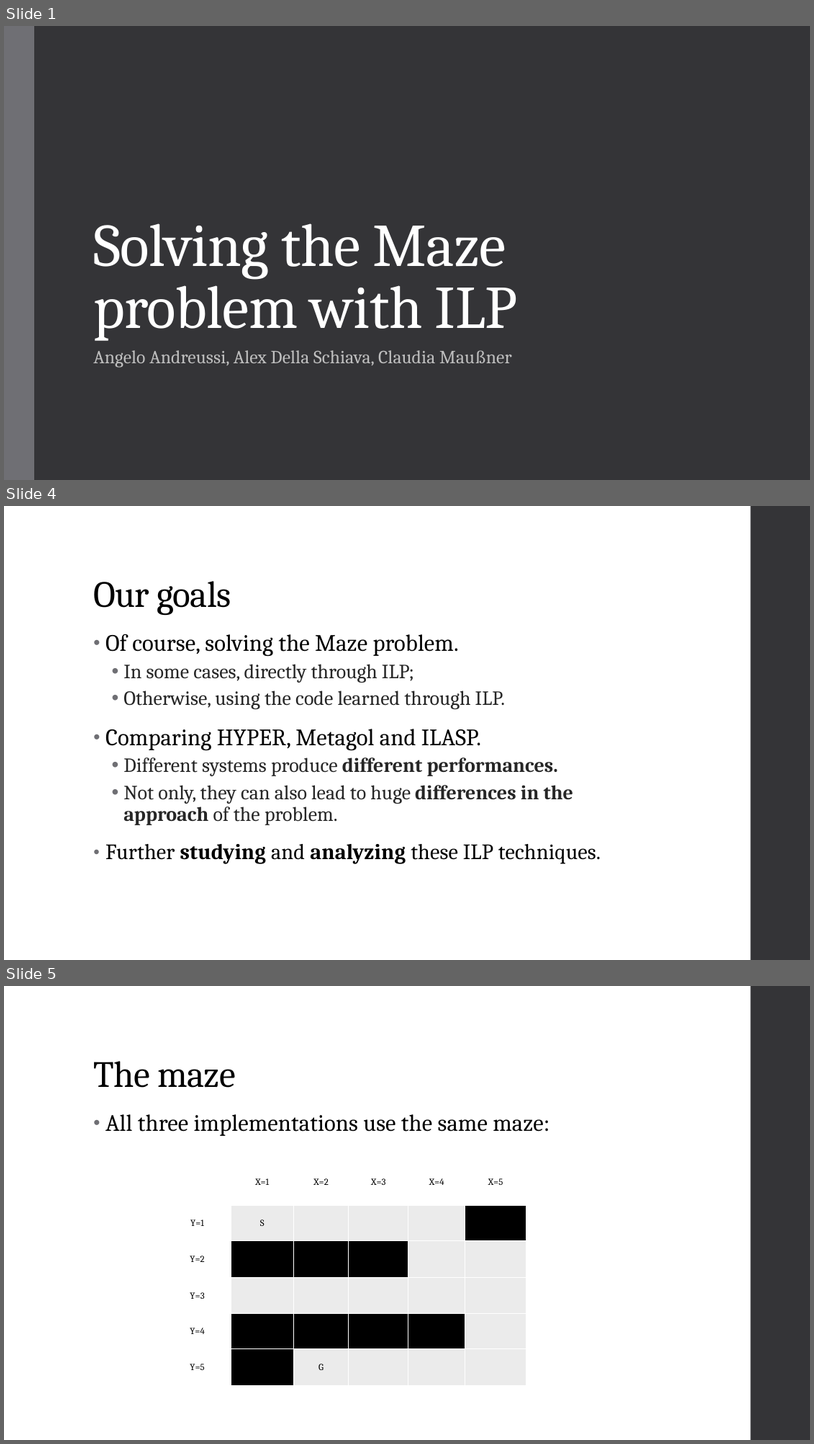
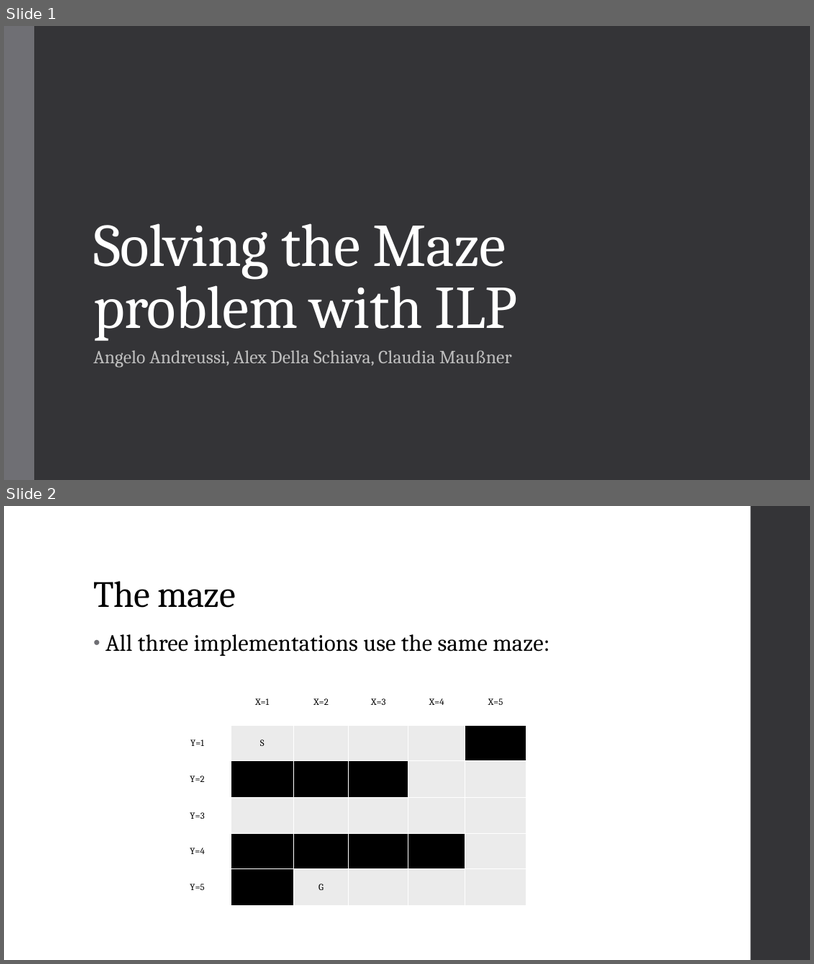
Before and after one commit to Alex-Dell1/ATAI_Maze_Project, a slide deck: ATAI_Presentation ILASP.pptx. Shown one above the other, each under a label of ours: slides 1, 4 and 5 before the commit, slides 1 and 2 after it; the slides between them are not shown. The pictures are 814x1444 and 814x964 pixels, drawn with LibreOffice and Linux fonts; fonts in the diff are those of the drawing. Boxes give left, top, right and bottom in pixels: in the first picture for what was removed or moved away, otherwise in the second. Text is boxed around its words. In the diff, an @@ line names an element or a change of style, - is before the commit and + after.

Commit message:
ILASP presentation done

```diff
--- a/ATAI_Presentation ILASP.pptx
+++ b/ATAI_Presentation ILASP.pptx
@@ slide 4 removed at (4,506,810,960), background #FFFFFF; not listed: 1 template element that a slide beside it also shows @@
@@ title removed at (93,581,232,615) @@
-Our goals
@@ text removed at (106,634,601,864) @@
-• Of course, solving the Maze problem.
-  • In some cases, directly through ILP;
-  • Otherwise, using the code learned through ILP.
-• Comparing HYPER, Metagol and ILASP.
-  • Different systems produce different performances.
-  • Not only, they can also lead to huge differences in the approach of the problem.
-• Further studying and analyzing these ILP techniques.
@@ what was slide 5 is now slide 2 @@
```
Also in this commit, not shown: 5 slides changed, 2 other slides removed, 4 other files.
